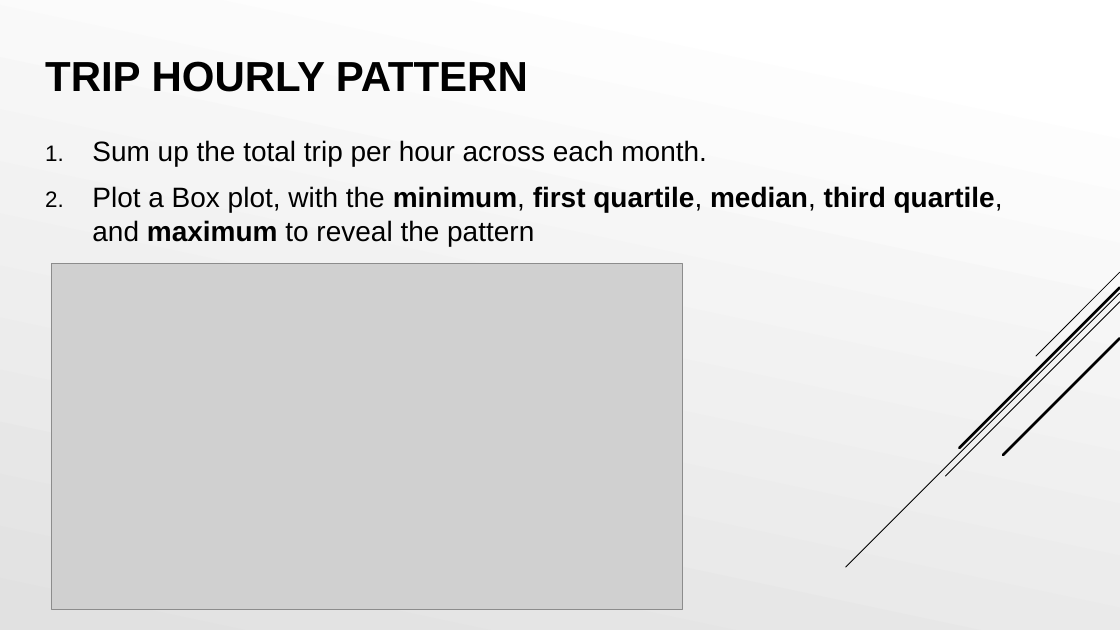
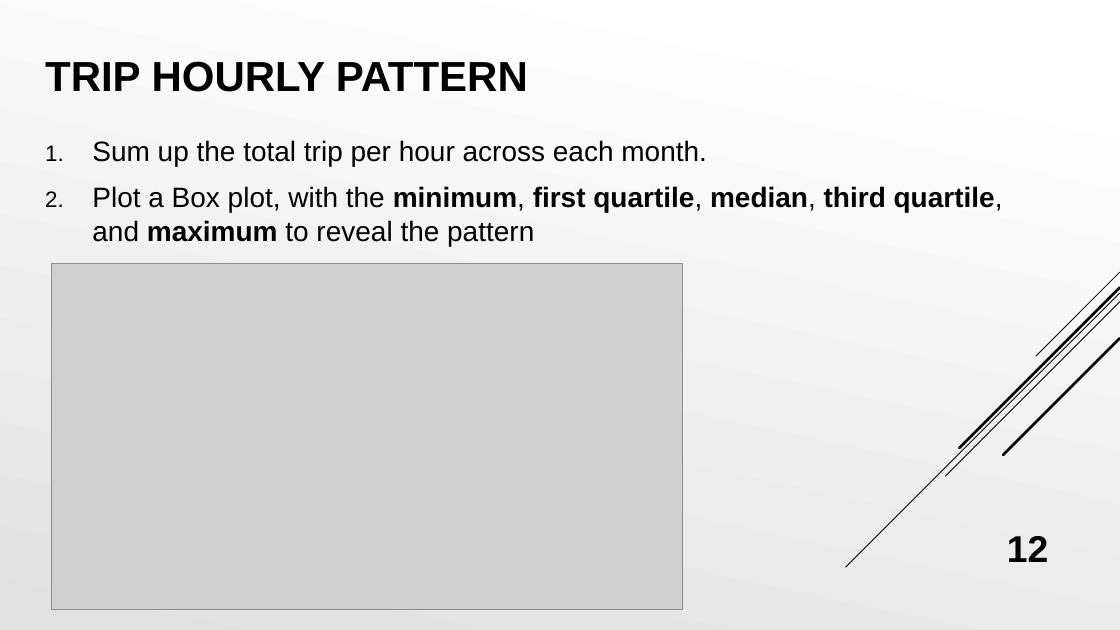
Before and after one commit to simonangel-fong/Bike-share_Ridership, a slide deck: slide 12 of Project1_presentation.pptx. Drawn at 1120x630 pixels with LibreOffice and Linux fonts; fonts in the diff are those of the drawing; grey boxes stand for pictures. Boxes give left, top, right and bottom in pixels: in the first picture for what was removed or moved away, otherwise in the second. Text is boxed around its words. In the diff, an @@ line names an element or a change of style, - is before the commit and + after.

```diff
--- a/Project1_presentation.pptx
+++ b/Project1_presentation.pptx
@@ page number added at bbox=[1007, 536, 1049, 562], 32 pt, text #000000, bold @@
+12
```
Also in this commit, not shown: 39 other slides changed.
